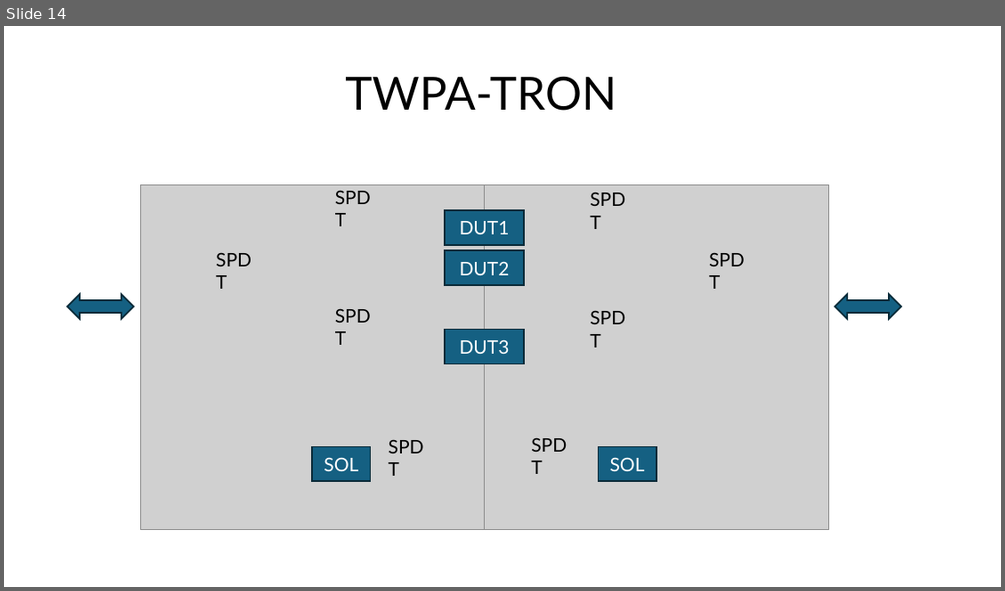
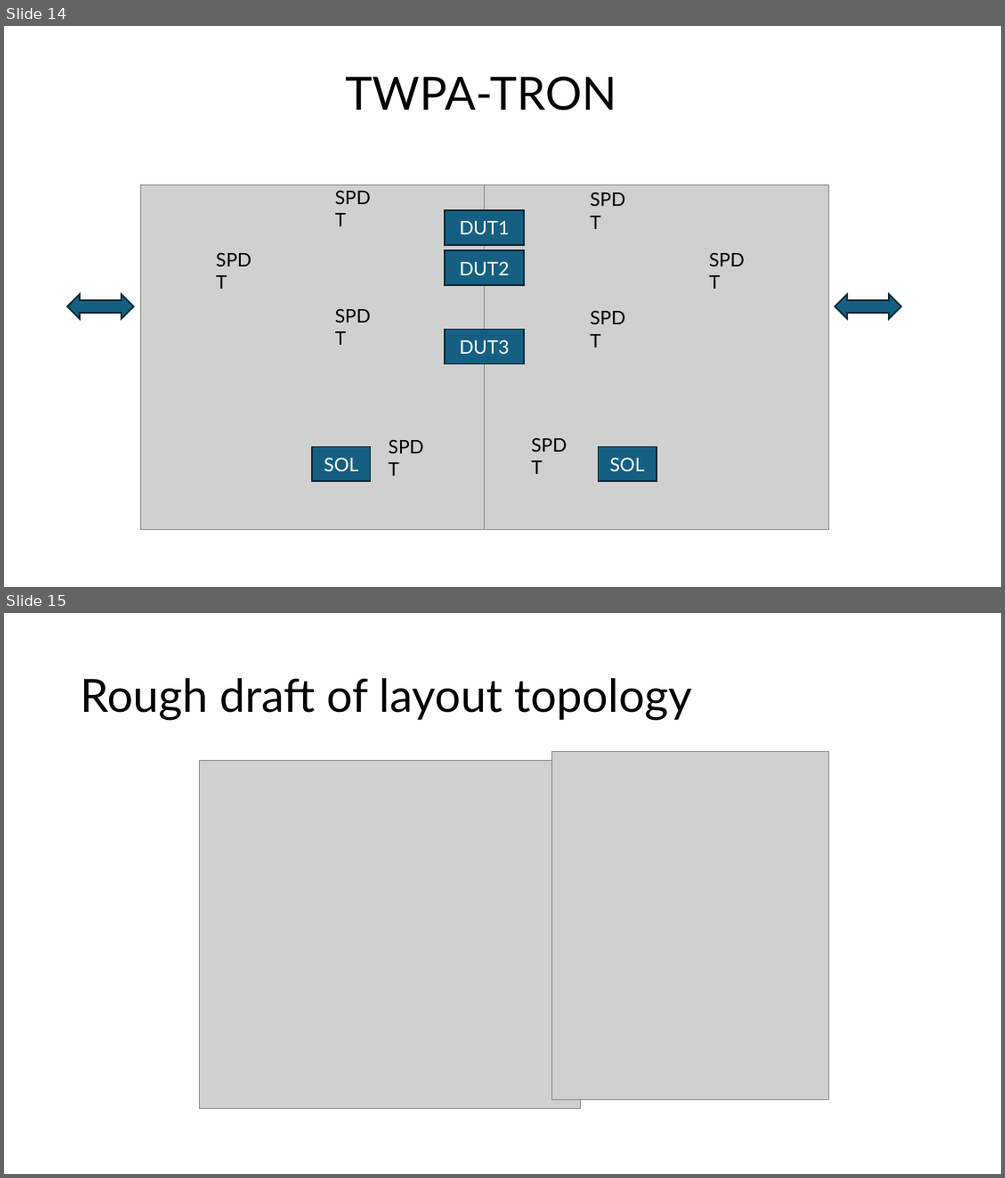
Before and after one commit to lafefspietz/sp3t-ecal, a slide deck: SP3T-ECAL.pptx. Shown one above the other, each under a label of ours: slide 14 before the commit, slides 14 and 15 after it. The pictures are 1005x591 and 1005x1178 pixels, drawn with LibreOffice and Linux fonts; fonts in the diff are those of the drawing; grey boxes stand for pictures. Boxes give left, top, right and bottom in pixels: in the first picture for what was removed or moved away, otherwise in the second. Text is boxed around its words. In the diff, an @@ line names an element or a change of style, - is before the commit and + after.

```diff
--- a/SP3T-ECAL.pptx
+++ b/SP3T-ECAL.pptx
@@ slide 15 added at (4,613,1001,1174), background #FFFFFF @@
@@ title added at (80,678,691,720), 44 pt, text #000000 @@
+Rough draft of layout topology
@@ picture added at (200,761,581,1109) @@
@@ picture added at (551,752,828,1100) @@
```
Also in this commit, not shown: 1 other slide added, 3 other files.
